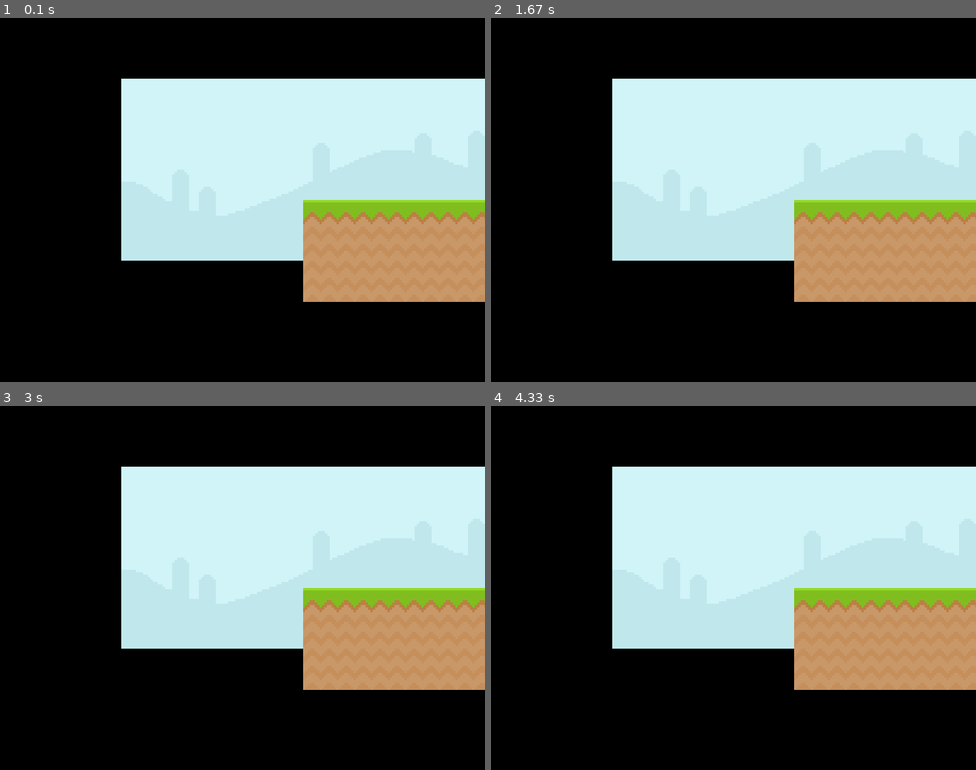
Above: before the commit, frames 1-4 (two rows, left to right).
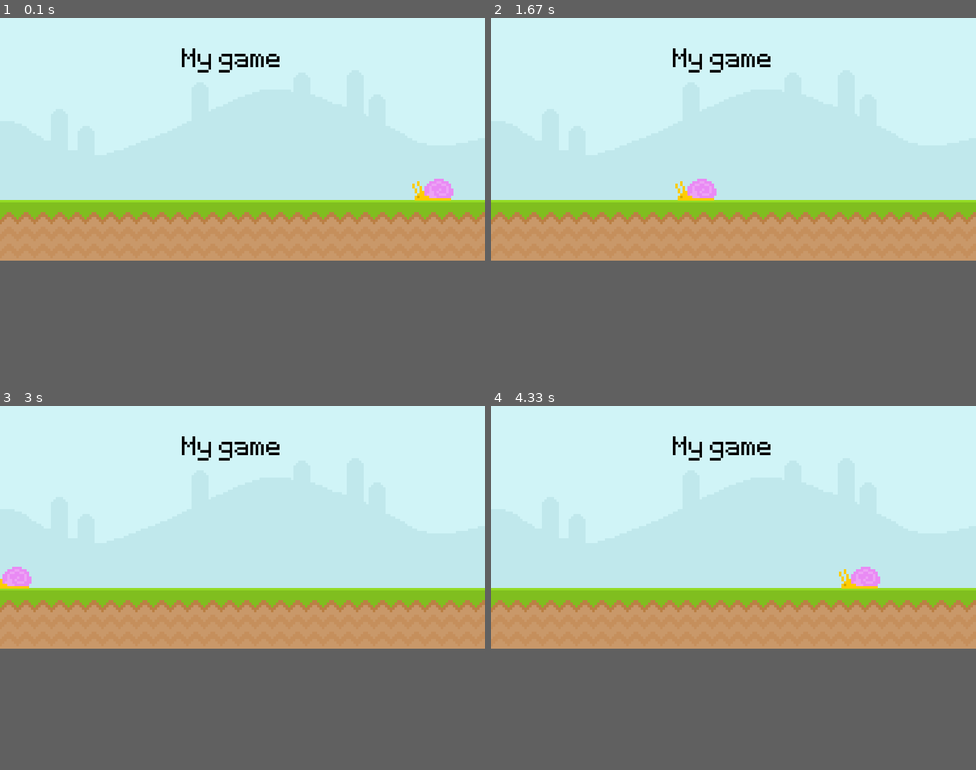
Above: after the commit, the same moments.

Repository: PaoloGuglie/Clear_Code_Tutorials
Game: pygame game, started from introduction to Pygame/1/main.py
Two runs of this game, one before a commit and one after it. Both use one fixed random seed, a clock stepped at 60 frames per second and the inputs below.
Inputs:
- Up to frame 1 (0.1 s): no input
- Up to frame 2 (1.67 s): no input
- Up to frame 3 (3 s): no input
- Up to frame 4 (4.33 s): no input
In our replay, the window is 800x600 before the commit and 800x400 after it. These sizes can differ from the game's own. Grey fills any space a smaller window leaves; there, only what the larger window draws over its background counts as a difference.

The runs differ from the first frame. In frame 1, 40% of the frame differs, in the area x 0-100%, y 0-78%; in frame 2, 40%; in frame 3, 40%; in frame 4, 40%.

Commit message:
Version #3

Diff:
--- a/introduction to Pygame/1/main.py
+++ b/introduction to Pygame/1/main.py
@@ -2,15 +2,20 @@
 import sys
 from settings import *
 
+# Initialize
 pygame.init()
 screen = pygame.display.set_mode((WIDTH, HEIGHT))
 pygame.display.set_caption(CAPTION)
 clock = pygame.time.Clock()
+text_font = pygame.font.Font('../font/Pixeltype.ttf', 70)
 
 # Create surfaces
-sky_surface = pygame.image.load("../graphics/Sky.png")
-ground_surface = pygame.image.load("../graphics/ground.png")
+sky_surface = pygame.image.load("../graphics/Sky.png").convert()
+ground_surface = pygame.image.load("../graphics/ground.png").convert()
+text_surface = text_font.render('My game', True, 'Black')
+snail_surface = pygame.image.load('../graphics/snail/snail1.png').convert_alpha()
 
+# Main loop
 while True:
     for event in pygame.event.get():
         if event.type == pygame.QUIT:
@@ -18,10 +23,18 @@
             sys.exit()
 
     # Position the surfaces on the display surface
-    screen.blit(sky_surface, (200, 100))
-    screen.blit(ground_surface, (500, 300))
+    screen.blit(sky_surface, (0, 0))
+    screen.blit(ground_surface, (0, 300))
+    screen.blit(text_surface, (300, 50))
+    screen.blit(snail_surface, (SNAIL_X_POS, 265))
 
-    # Draw all my elements
+    # Move snail
+    SNAIL_X_POS -= 4
+
+    # Check for EOS (End Of Screen)
+    if SNAIL_X_POS <= -100:
+        SNAIL_X_POS = 810
+
     # Update everything
     pygame.display.update()
     clock.tick(FRAME_RATE)
--- a/introduction to Pygame/1/settings.py
+++ b/introduction to Pygame/1/settings.py
@@ -1,7 +1,10 @@
 # Display
 WIDTH = 800
-HEIGHT = 600
+HEIGHT = 400
 CAPTION = "Runner"
 
 # Clock
 FRAME_RATE = 60
+
+# Snail position
+SNAIL_X_POS = 700
